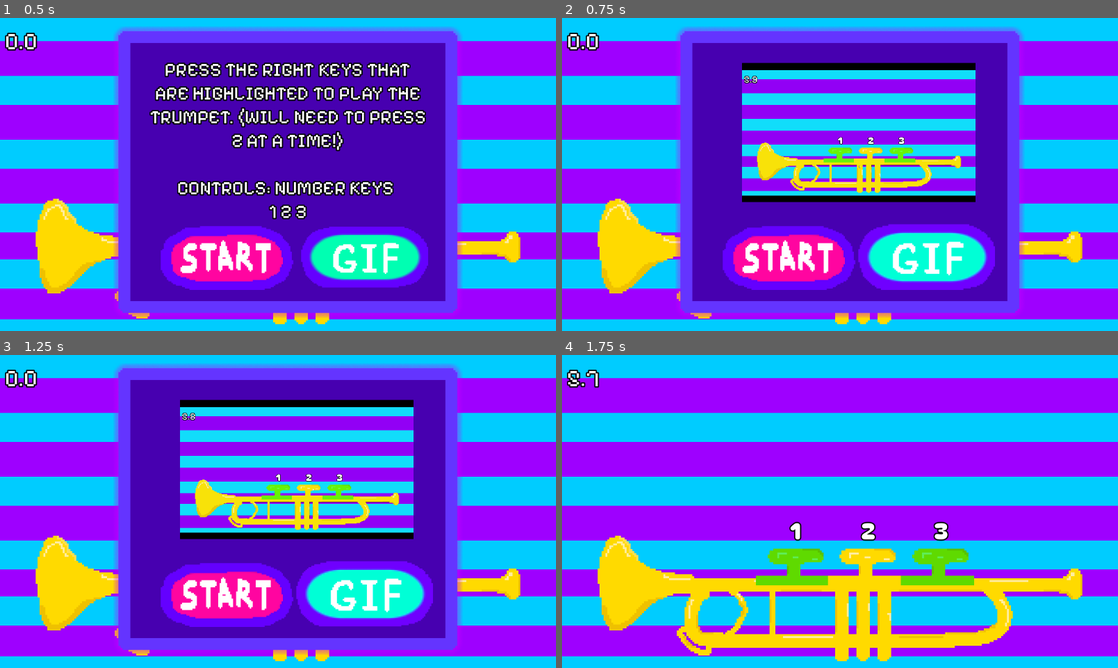
Above: before the commit, frames 1-4 (two rows, left to right).
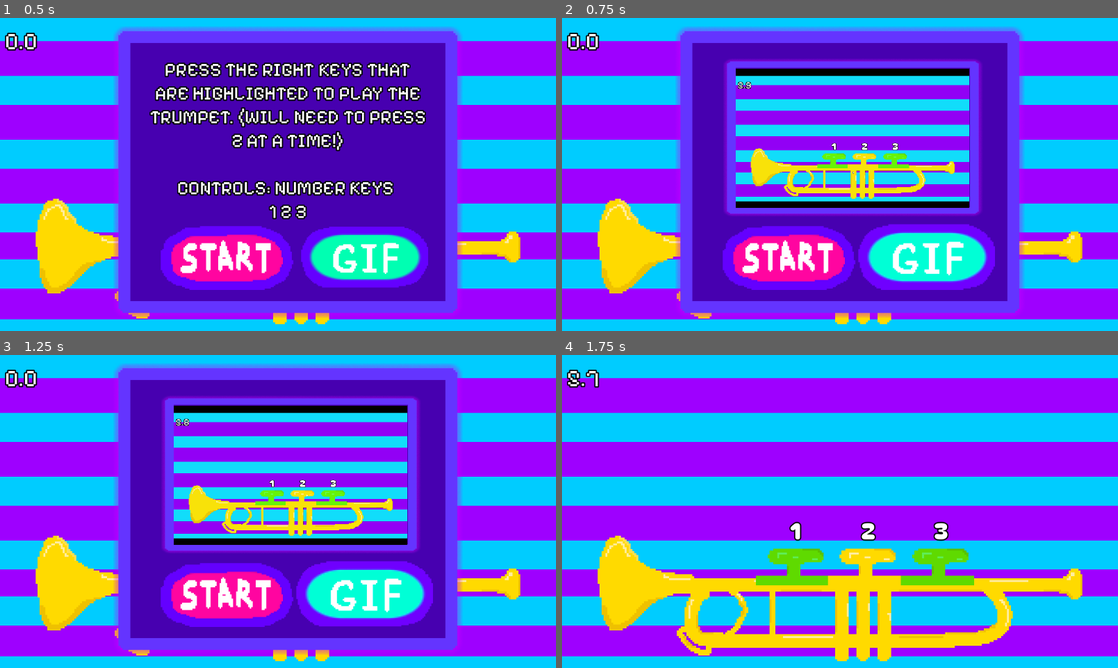
Above: after the commit, the same moments.

Repository: awesomesauce4646/tempo_surge
Game: Godot game, scene res://scenes/minigame_6.tscn
Two runs of this game, one before a commit and one after it. Both use one fixed random seed, a clock stepped at 60 frames per second and the inputs below. This scene is started directly instead of the project's main scene.
Inputs (mouse positions are in pixels of both pictures, inside the frame that each line leads up to):
- Up to frame 1 (0.5 s): no input
- Up to frame 2 (0.75 s): click (928, 255) at 0.5 s
- Up to frame 3 (1.25 s): no input
- Up to frame 4 (1.75 s): click (789, 596) at 1.25 s

Frame 1 is identical in both runs. In frame 2, 16% of the frame differs, in the area x 29-76%, y 13-64%; in frame 3, 16%; in frame 4, nothing differs.

Commit message:
background for gifs

Diff:
--- a/gds/minigame_1.gd
+++ b/gds/minigame_1.gd
@@ -5,7 +5,8 @@
 @onready var barrierTwo: StaticBody2D = $Barrier2
 @onready var instructions: TextureRect = $InstructionBg
 @onready var platform6: Node2D = $Platform6 # the platform we're going to move
-@onready var gif: AnimatedSprite2D = $InstructionBg/InstructionsGif
+@onready var gif: AnimatedSprite2D = $InstructionBg/GifBackground/InstructionsGif
+@onready var gifBackground: TextureRect = $InstructionBg/GifBackground
 @onready var instructionText: RichTextLabel = $InstructionBg/Instructions
 
 var start = false
@@ -82,10 +83,12 @@
 func _on_gif_button_pressed() -> void:
 	if gifOpened == false:
 		gif.show()
+		gifBackground.show()
 		gifOpened = true
 		instructionText.hide()
 		gif.play("default")
 	else:
+		gifBackground.hide()
 		gif.hide()
 		gifOpened = false
 		instructionText.show()
--- a/gds/minigame_2.gd
+++ b/gds/minigame_2.gd
@@ -5,7 +5,8 @@
 @onready var noteThree: TextureButton = $Button_3
 @onready var noteFour: TextureButton = $Button_4
 @onready var instructions: TextureRect = $InstructionBg
-@onready var gif: AnimatedSprite2D = $InstructionBg/InstructionsGif
+@onready var gif: AnimatedSprite2D = $InstructionBg/GifBackground/InstructionsGif
+@onready var gifBackground: TextureRect = $InstructionBg/GifBackground
 @onready var instructionText: RichTextLabel = $InstructionBg/Instructions
 @onready var gifButton: TextureButton = $InstructionBg/GifButton
 
@@ -63,9 +64,11 @@
 	if gifOpened == false:
 		gif.play("default")
 		gif.show()
+		gifBackground.show()
 		gifOpened = true
 		instructionText.hide()
 	else:
 		gif.hide()
+		gifBackground.hide()
 		gifOpened = false
 		instructionText.show()
--- a/gds/minigame_3.gd
+++ b/gds/minigame_3.gd
@@ -4,9 +4,10 @@
 @onready var instructions: TextureRect = $InstructionBg
 @onready var upArrow: TextureButton = $up
 @onready var downArrow: TextureButton = $down
-@onready var gif: AnimatedSprite2D = $InstructionBg/InstructionsGif
+@onready var gif: AnimatedSprite2D = $InstructionBg/GifBackground/InstructionsGif
 @onready var instructionText: RichTextLabel = $InstructionBg/Instructions
 @onready var gifButton: TextureButton = $InstructionBg/GifButton
+@onready var gifBackground: TextureRect = $InstructionBg/GifBackground
 
 const SHINE_COLOR := Color(1.5, 1.5, 1.5, 1.0) # raise toward 2.0 for a stronger shine
 const SHINE_TIME := 0.2
@@ -90,10 +91,12 @@
 func _on_gif_button_pressed() -> void:
 	if gifOpened == false:
 		gif.play("default")
+		gifBackground.show()
 		gif.show()
 		gifOpened = true
 		instructionText.hide()
 	else:
 		gif.hide()
+		gifBackground.hide()
 		gifOpened = false
 		instructionText.show()
--- a/gds/minigame_4.gd
+++ b/gds/minigame_4.gd
@@ -11,9 +11,10 @@
 @onready var x8: TextureButton = $Five
 @onready var instructions: TextureRect = $InstructionBg
 @onready var sound: AudioStreamPlayer2D = $Sound
-@onready var gif: AnimatedSprite2D = $InstructionBg/InstructionsGif
+@onready var gif: AnimatedSprite2D = $InstructionBg/GifBackground/InstructionsGif
 @onready var instructionText: RichTextLabel = $InstructionBg/Instructions
 @onready var gifButton: TextureButton = $InstructionBg/GifButton
+@onready var gifBackground: TextureRect = $InstructionBg/GifBackground
 
 const HOVER_MULT := 1.05
 const HOVER_TIME := 0.12
@@ -138,10 +139,12 @@
 func _on_gif_button_pressed() -> void:
 	if gifOpened == false:
 		gif.play("default")
+		gifBackground.show()
 		gif.show()
 		gifOpened = true
 		instructionText.hide()
 	else:
+		gifBackground.hide()
 		gif.hide()
 		gifOpened = false
 		instructionText.show()
--- a/gds/minigame_5.gd
+++ b/gds/minigame_5.gd
@@ -12,9 +12,10 @@
 @onready var instructions: TextureRect = $InstructionBg
 @onready var harpStrung: AudioStreamPlayer2D = $HarpStrung
 @onready var wrongString: AudioStreamPlayer2D = $WrongHarp
-@onready var gif: AnimatedSprite2D = $InstructionBg/InstructionsGif
+@onready var gif: AnimatedSprite2D = $InstructionBg/GifBackground/InstructionsGif
 @onready var instructionText: RichTextLabel = $InstructionBg/Instructions
 @onready var gifButton: TextureButton = $InstructionBg/GifButton
+@onready var gifBackgrund: TextureRect = $InstructionBg/GifBackground
 
 const HOVER_MULT := 1.20
 const HOVER_TIME := 0.12
@@ -190,10 +191,12 @@
 func _on_gif_button_pressed() -> void:
 	if gifOpened == false:
 		gif.play("default")
+		gifBackgrund.show()
 		gif.show()
 		gifOpened = true
 		instructionText.hide()
 	else:
 		gif.hide()
+		gifBackgrund.hide()
 		gifOpened = false
 		instructionText.show()
--- a/gds/minigame_6.gd
+++ b/gds/minigame_6.gd
@@ -11,9 +11,10 @@
 @onready var wrongSound: AudioStreamPlayer2D = $WrongSound
 @onready var textHi: RichTextLabel = $RichTextLabel
 @onready var instructions: TextureRect = $InstructionBg
-@onready var gif: AnimatedSprite2D = $InstructionBg/InstructionsGif
+@onready var gif: AnimatedSprite2D = $InstructionBg/GifBackground/InstructionsGif
 @onready var instructionText: RichTextLabel = $InstructionBg/Instructions
 @onready var gifButton: TextureButton = $InstructionBg/GifButton
+@onready var gifBackground: TextureRect = $InstructionBg/GifBackground
 
 # each key is a bit: key1 = 1, key2 = 2, key3 = 4
 # the sequence: G (key1 + key3 together), B (key2), D (key1), C (key3)
@@ -170,10 +171,12 @@
 func _on_gif_button_pressed() -> void:
 	if gifOpened == false:
 		gif.play("default")
+		gifBackground.show()
 		gif.show()
 		gifOpened = true
 		instructionText.hide()
 	else:
 		gif.hide()
+		gifBackground.hide()
 		gifOpened = false
 		instructionText.show()
--- a/gds/minigame_7.gd
+++ b/gds/minigame_7.gd
@@ -8,9 +8,10 @@
 @onready var rightSound: AudioStreamPlayer2D = $Right
 
 @onready var instructions: TextureRect = $InstructionBg
-@onready var gif: AnimatedSprite2D = $InstructionBg/InstructionsGif
+@onready var gif: AnimatedSprite2D = $InstructionBg/GifBackground/InstructionsGif
 @onready var instructionText: RichTextLabel = $InstructionBg/Instructions
 @onready var gifButton: TextureButton = $InstructionBg/GifButton
+@onready var gifBackground: TextureRect = $InstructionBg/GifBackground
 
 # --- hit feedback settings ---
 const HIT_SQUASH := 0.95                       # lower = bigger press
@@ -201,9 +202,11 @@
 	if gifOpened == false:
 		gif.play("default")
 		gif.show()
+		gifBackground.show()
 		gifOpened = true
 		instructionText.hide()
 	else:
 		gif.hide()
+		gifBackground.hide()
 		gifOpened = false
 		instructionText.show()
--- a/gds/minigame_8.gd
+++ b/gds/minigame_8.gd
@@ -12,9 +12,10 @@
 @onready var fourthText: RichTextLabel = $GText
 @onready var sound: AudioStreamPlayer2D = $Sound
 @onready var wrongSound: AudioStreamPlayer2D = $SoundWrong
-@onready var gif: AnimatedSprite2D = $InstructionBg/InstructionsGif
+@onready var gif: AnimatedSprite2D = $InstructionBg/GifBackground/InstructionsGif
 @onready var instructionText: RichTextLabel = $InstructionBg/Instructions
 @onready var gifButton: TextureButton = $InstructionBg/GifButton
+@onready var gifBackground: TextureRect = $InstructionBg/GifBackground
 
 var gifOpened = false
 
@@ -52,7 +53,10 @@
 		secondText.show()
 		thirdText.show()
 		fourthText.show()
-		await themed_timer.Timer(3 + Global.extra_time)
+		if Global.extra_time > 0:
+			await themed_timer.Timer(0 + Global.extra_time)
+		else:
+			await themed_timer.Timer(3 + Global.extra_time)
 		#after this is completed...
 		await _fade_out_notes()
 		input_open = true
@@ -140,10 +144,12 @@
 func _on_gif_button_pressed() -> void:
 	if gifOpened == false:
 		gif.play("default")
+		gifBackground.show()
 		gif.show()
 		gifOpened = true
 		instructionText.hide()
 	else:
 		gif.hide()
+		gifBackground.hide()
 		gifOpened = false
 		instructionText.show()
--- a/gds/minigame_9.gd
+++ b/gds/minigame_9.gd
@@ -6,10 +6,10 @@
 @onready var swing: TextureRect = $Swing
 @onready var sound: AudioStreamPlayer2D = $MetronomeTick
 @onready var wrongSound: AudioStreamPlayer2D = $WrongSound
-@onready var gif: AnimatedSprite2D = $InstructionBg/InstructionsGif
+@onready var gif: AnimatedSprite2D = $InstructionBg/GifBackground/InstructionsGif
 @onready var instructionText: RichTextLabel = $InstructionBg/Instructions
 @onready var gifButton: TextureButton = $InstructionBg/GifButton
-
+@onready var gifBackground: TextureRect = $InstructionBg/GifBackground
 
 const MAX_ANGLE := 28.0
 const BASE_SPEED := 4.0
@@ -138,9 +138,11 @@
 	if gifOpened == false:
 		gif.play("default")
 		gif.show()
+		gifBackground.show()
 		gifOpened = true
 		instructionText.hide()
 	else:
 		gif.hide()
+		gifBackground.hide()
 		gifOpened = false
 		instructionText.show()
--- a/scenes/minigame_1.tscn
+++ b/scenes/minigame_1.tscn
@@ -545,6 +545,21 @@
 stretch_mode = 0
 script = ExtResource("15_g4fmr")
 
+[node name="GifBackground" type="TextureRect" parent="InstructionBg" unique_id=1654515825]
+visible = false
+layout_mode = 0
+offset_left = 85.0
+offset_top = 86.0
+offset_right = 623.0
+offset_bottom = 413.0
+texture = ExtResource("15_n7omf")
+expand_mode = 1
+
+[node name="InstructionsGif" type="AnimatedSprite2D" parent="InstructionBg/GifBackground" unique_id=115681805]
+position = Vector2(268.99994, 164)
+scale = Vector2(0.2527372, 0.24040066)
+sprite_frames = SubResource("SpriteFrames_7304a")
+
 [node name="GifButton" type="TextureButton" parent="InstructionBg" unique_id=1829053135]
 layout_mode = 0
 offset_left = 364.0
@@ -556,12 +571,6 @@
 stretch_mode = 0
 script = ExtResource("15_g4fmr")
 
-[node name="InstructionsGif" type="AnimatedSprite2D" parent="InstructionBg" unique_id=115681805]
-visible = false
-position = Vector2(353.99994, 250)
-scale = Vector2(0.2527372, 0.24040066)
-sprite_frames = SubResource("SpriteFrames_7304a")
-
 [node name="PickUp" type="AudioStreamPlayer2D" parent="." unique_id=1197137768]
 position = Vector2(238, 18)
 stream = ExtResource("16_b5m2w")
--- a/scenes/minigame_2.tscn
+++ b/scenes/minigame_2.tscn
@@ -161,9 +161,18 @@
 stretch_mode = 0
 script = ExtResource("8_6tcq3")
 
-[node name="InstructionsGif" type="AnimatedSprite2D" parent="InstructionBg" unique_id=1940320571]
+[node name="GifBackground" type="TextureRect" parent="InstructionBg" unique_id=1169026895]
 visible = false
-position = Vector2(350.99994, 242)
+layout_mode = 0
+offset_left = 85.0
+offset_top = 56.0
+offset_right = 623.0
+offset_bottom = 383.0
+texture = ExtResource("6_tbdge")
+expand_mode = 1
+
+[node name="InstructionsGif" type="AnimatedSprite2D" parent="InstructionBg/GifBackground" unique_id=1940320571]
+position = Vector2(268, 163)
 scale = Vector2(0.2527372, 0.24040066)
 sprite_frames = SubResource("SpriteFrames_h0dn6")
 
--- a/scenes/minigame_3.tscn
+++ b/scenes/minigame_3.tscn
@@ -213,9 +213,18 @@
 stretch_mode = 0
 script = ExtResource("10_1my4u")
 
-[node name="InstructionsGif" type="AnimatedSprite2D" parent="InstructionBg" unique_id=1372414256]
+[node name="GifBackground" type="TextureRect" parent="InstructionBg" unique_id=2145861935]
 visible = false
-position = Vector2(363, 238)
+layout_mode = 0
+offset_left = 100.0
+offset_top = 73.0
+offset_right = 638.0
+offset_bottom = 400.0
+texture = ExtResource("9_sfvvs")
+expand_mode = 1
+
+[node name="InstructionsGif" type="AnimatedSprite2D" parent="InstructionBg/GifBackground" unique_id=1372414256]
+position = Vector2(267, 164)
 scale = Vector2(0.2527372, 0.24040066)
 sprite_frames = SubResource("SpriteFrames_jg4a1")
 
--- a/scenes/minigame_4.tscn
+++ b/scenes/minigame_4.tscn
@@ -197,14 +197,14 @@
 
 [node name="Instructions" type="RichTextLabel" parent="InstructionBg" unique_id=1192304269]
 layout_mode = 0
-offset_left = 48.0
-offset_top = 47.0
-offset_right = 647.0
-offset_bottom = 427.0
+offset_left = 42.0
+offset_top = 95.0
+offset_right = 641.0
+offset_bottom = 475.0
 theme_override_colors/font_outline_color = Color(0, 0, 0, 1)
 theme_override_constants/outline_size = 10
 theme_override_fonts/normal_font = ExtResource("7_s0say")
-theme_override_font_sizes/normal_font_size = 34
+theme_override_font_sizes/normal_font_size = 32
 theme_override_font_sizes/bold_font_size = 16
 text = "SWAP THE KEYS IN TALLEST TO SHORTEST ORDER, FROM LEFT TO RIGHT. ONLY CORRECT PAIR SWAPS WORK! CLICK ONE AND THEN CLICK ANOTHER TO SWAP.
 
@@ -234,9 +234,18 @@
 stretch_mode = 0
 script = ExtResource("23_ikgmd")
 
-[node name="InstructionsGif" type="AnimatedSprite2D" parent="InstructionBg" unique_id=1796340758]
+[node name="GifBackground" type="TextureRect" parent="InstructionBg" unique_id=28540353]
 visible = false
-position = Vector2(344, 218)
+layout_mode = 0
+offset_left = 85.0
+offset_top = 56.0
+offset_right = 623.0
+offset_bottom = 383.0
+texture = ExtResource("21_37ous")
+expand_mode = 1
+
+[node name="InstructionsGif" type="AnimatedSprite2D" parent="InstructionBg/GifBackground" unique_id=1796340758]
+position = Vector2(270, 164)
 scale = Vector2(0.2527372, 0.24040066)
 sprite_frames = SubResource("SpriteFrames_60yt5")
 
--- a/scenes/minigame_5.tscn
+++ b/scenes/minigame_5.tscn
@@ -219,9 +219,18 @@
 stretch_mode = 0
 script = ExtResource("11_puk54")
 
-[node name="InstructionsGif" type="AnimatedSprite2D" parent="InstructionBg" unique_id=709327190]
-visible = false
-position = Vector2(380, 220)
+[node name="GifBackground" type="TextureRect" parent="InstructionBg" unique_id=1662759885]
+visible = false
+layout_mode = 0
+offset_left = 103.0
+offset_top = 68.0
+offset_right = 641.0
+offset_bottom = 395.0
+texture = ExtResource("9_56ljw")
+expand_mode = 1
+
+[node name="InstructionsGif" type="AnimatedSprite2D" parent="InstructionBg/GifBackground" unique_id=709327190]
+position = Vector2(269, 163)
 scale = Vector2(0.2527372, 0.24040066)
 sprite_frames = SubResource("SpriteFrames_vhlkd")
 
--- a/scenes/minigame_6.tscn
+++ b/scenes/minigame_6.tscn
@@ -265,9 +265,18 @@
 stretch_mode = 0
 script = ExtResource("14_70jd5")
 
-[node name="InstructionsGif" type="AnimatedSprite2D" parent="InstructionBg" unique_id=2072611962]
+[node name="GifBackground" type="TextureRect" parent="InstructionBg" unique_id=356590512]
 visible = false
-position = Vector2(380, 220)
+layout_mode = 0
+offset_left = 99.0
+offset_top = 67.0
+offset_right = 637.0
+offset_bottom = 394.0
+texture = ExtResource("13_hw56d")
+expand_mode = 1
+
+[node name="InstructionsGif" type="AnimatedSprite2D" parent="InstructionBg/GifBackground" unique_id=2072611962]
+position = Vector2(268, 164.99998)
 scale = Vector2(0.2527372, 0.24040066)
 sprite_frames = SubResource("SpriteFrames_b37gr")
 
--- a/scenes/minigame_7.tscn
+++ b/scenes/minigame_7.tscn
@@ -304,9 +304,18 @@
 stretch_mode = 0
 script = ExtResource("9_0fn5h")
 
-[node name="InstructionsGif" type="AnimatedSprite2D" parent="InstructionBg" unique_id=1448048224]
-visible = false
-position = Vector2(380, 220)
+[node name="GifBackground" type="TextureRect" parent="InstructionBg" unique_id=1566864093]
+visible = false
+layout_mode = 0
+offset_left = 83.0
+offset_top = 66.0
+offset_right = 621.0
+offset_bottom = 393.0
+texture = ExtResource("7_1av5u")
+expand_mode = 1
+
+[node name="InstructionsGif" type="AnimatedSprite2D" parent="InstructionBg/GifBackground" unique_id=1448048224]
+position = Vector2(268, 165.99998)
 scale = Vector2(0.2527372, 0.24040066)
 sprite_frames = SubResource("SpriteFrames_snu2v")
 
--- a/scenes/minigame_8.tscn
+++ b/scenes/minigame_8.tscn
@@ -197,9 +197,18 @@
 stretch_mode = 0
 script = ExtResource("10_qbx5t")
 
-[node name="InstructionsGif" type="AnimatedSprite2D" parent="InstructionBg" unique_id=1476546548]
+[node name="GifBackground" type="TextureRect" parent="InstructionBg" unique_id=918724406]
 visible = false
-position = Vector2(356, 220)
+layout_mode = 0
+offset_left = 80.0
+offset_top = 65.0
+offset_right = 618.0
+offset_bottom = 392.0
+texture = ExtResource("8_kmoo8")
+expand_mode = 1
+
+[node name="InstructionsGif" type="AnimatedSprite2D" parent="InstructionBg/GifBackground" unique_id=1476546548]
+position = Vector2(270, 163.99998)
 scale = Vector2(0.2527372, 0.24040066)
 sprite_frames = SubResource("SpriteFrames_evyra")
 
--- a/scenes/minigame_9.tscn
+++ b/scenes/minigame_9.tscn
@@ -145,9 +145,18 @@
 stretch_mode = 0
 script = ExtResource("7_nd67f")
 
-[node name="InstructionsGif" type="AnimatedSprite2D" parent="InstructionBg" unique_id=783839438]
+[node name="GifBackground" type="TextureRect" parent="InstructionBg" unique_id=1120505947]
 visible = false
-position = Vector2(356, 220)
+layout_mode = 0
+offset_left = 81.0
+offset_top = 63.0
+offset_right = 619.0
+offset_bottom = 390.0
+texture = ExtResource("4_mpjqy")
+expand_mode = 1
+
+[node name="InstructionsGif" type="AnimatedSprite2D" parent="InstructionBg/GifBackground" unique_id=783839438]
+position = Vector2(268, 165.99998)
 scale = Vector2(0.2527372, 0.24040066)
 sprite_frames = SubResource("SpriteFrames_4v3m6")
 frame = 7
Binary file removed: image-1.png
Binary file removed: image-2.png
Binary file removed: image.png
